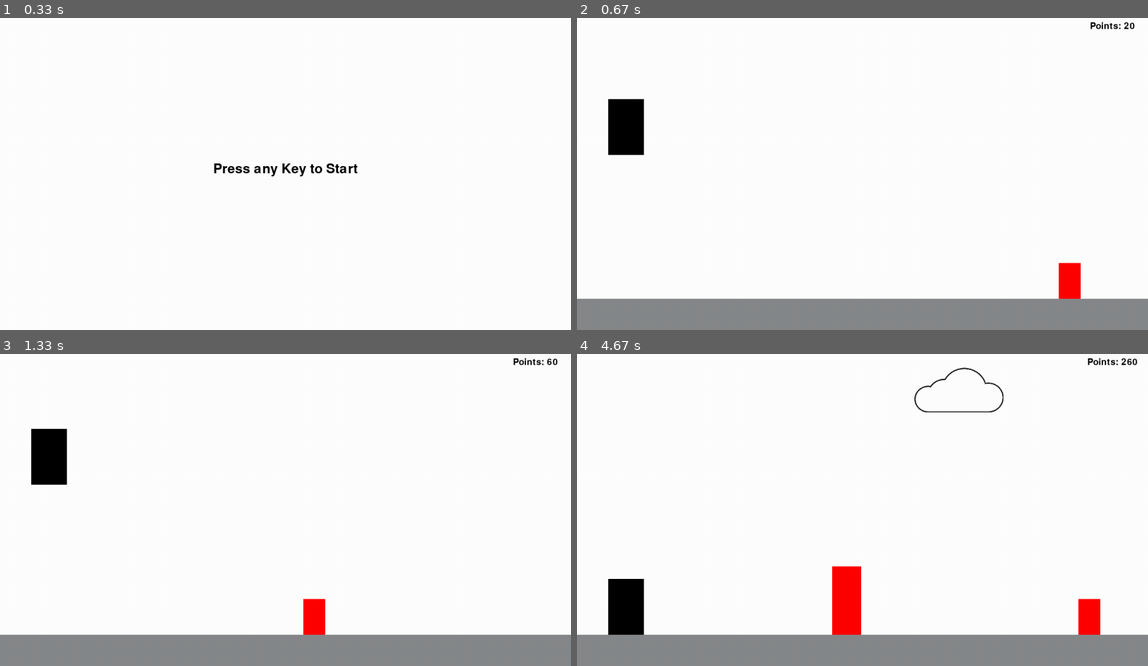
Above: before the commit, frames 1-4 (two rows, left to right).
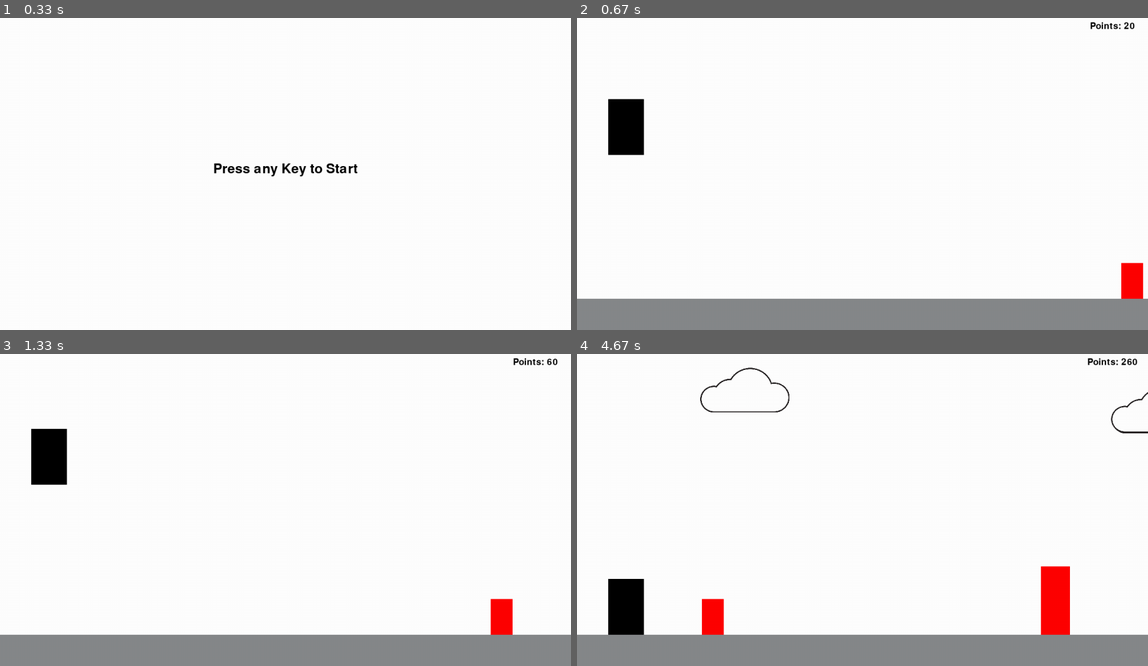
Above: after the commit, the same moments.

Repository: Mapsee/programming-2-a2
Game: pygame game, started from main.py
Two runs of this game, one before a commit and one after it. Both use one fixed random seed, a clock stepped at 60 frames per second and the inputs below.
Inputs:
- Up to frame 1 (0.33 s): no input
- Up to frame 2 (0.67 s): tap Space at 0.33 s
- Up to frame 3 (1.33 s): tap Space at 0.73, 1.03, 1.23 s
- Up to frame 4 (4.67 s): tap Space at 1.57, 1.87, 2.07, 2.37, 2.63, 2.97, 3.27, 3.4, 3.8, 4.1 s

Frame 1 is identical in both runs. In frame 2, 0.9% of the frame differs, in the area x 84-100%, y 78-91%; in frame 3, 0.9%; in frame 4, 3.7%, in the area x 21-100%, y 4-91%.

Commit message:
finished implementing clouds

Diff:
--- a/main.py
+++ b/main.py
@@ -24,17 +24,15 @@
 class Cloud(pygame.sprite.Sprite):
     def __init__(self):
         super().__init__()
-
         self.x = WIDTH + random.randint(800, 1000)
         self.y = random.randint(50, 100)
         self.image = pygame.image.load("./main_images/cloudx.png")
         self.image = pygame.transform.scale(self.image, (200, 100))
         self.width = 100
-
-        self.rect = self.image.get_rect()
-
-    def update(self):
-        self.x -= game_speed - 5
+        self.rect = self.image.get_rect()
+
+    def update(self):
+        self.x -= game_speed
         if self.x < -self.width:
             self.x = WIDTH + random.randint(2500, 3000)
             self.y = random.randint(50, 100)
@@ -165,7 +163,7 @@
     global game_speed, points
 
     points = 0
-    game_speed = 10
+    game_speed = 3
     death_count = 0
 
     font = pygame.font.Font('freesansbold.ttf', 20)
@@ -185,9 +183,10 @@
     clock = pygame.time.Clock()
 
     # Create more clouds
+    cloud_list = []
     for i in range(MAX_CLOUDS):
         cloud = Cloud()
-        cloud_sprite_list.add(cloud)
+        cloud_list.append(cloud)
 
     # ----- MAIN LOOP
     while not done:
@@ -205,6 +204,8 @@
         # Update the player
         all_sprites.update()
         cloud.update()
+        for cloud in cloud_list:
+            cloud.update()
 
         # ----- LOGIC
         death_list = pygame.sprite.spritecollide(player, enemy_sprite_list, False)
@@ -218,6 +219,8 @@
         screen.fill(WHITE)
         all_sprites.draw(screen)
         cloud.draw(screen)
+        for cloud in cloud_list:
+            cloud.draw(screen)
         score()
 
         # ----- UPDATE
--- a/pygame/main.py
+++ /dev/null
@@ -1,258 +0,0 @@
-# reach the end game
-
-# TODO: Make it so player can move diagonally without choppiness
-# TODO: Collision with block forces player to not move smoothly (Line 48)
-
-# testing the repository for VSC
-
-import pygame
-
-# ----- CONSTANTS
-BLACK = (0, 0, 0)
-SKY_BLUE = (95, 165, 228)
-GRAY = (134, 136, 138)
-GREEN = (65, 169, 76)
-RED = (255, 0, 0)
-
-WIDTH = 800
-HEIGHT = 800
-TITLE = "Reach the Green"
-
-
-# User controlled block
-class Player(pygame.sprite.Sprite):
-    def __init__(self):
-        super().__init__()
-
-        # Image of block, fill with colour
-        width = 40
-        height = 40
-        self.image = pygame.Surface([width, height])
-        self.image.fill(SKY_BLUE)
-
-        # Rect
-        self.rect = self.image.get_rect()
-
-        # Speed of block
-        self.vel_x = 0
-        self.vel_y = 0
-
-        # List of sprites we can collide with
-        self.level = None
-
-    def update(self):
-        """Move the player"""
-        # Move left/right
-        self.rect.x += self.vel_x
-
-        # Move up/down
-        self.rect.y += self.vel_y
-
-        # See if we hit anything
-        block_hit_list = pygame.sprite.spritecollide(self, self.level.platform_list, False)
-        for block in block_hit_list:
-            # Restrict the block from moving upwards if it hits the bottom of platform
-            if self.vel_y > 0:
-                self.rect.bottom = block.rect.top
-            elif self.vel_y < 0:
-                self.rect.top = block.rect.bottom
-            elif self.vel_x > 0:
-                self.rect.right = block.rect.left
-            elif self.vel_x < 0:
-                self.rect.left = block.rect.right
-
-
-    # Player movement
-    def go_left(self):
-        """ Called when the user hits the left arrow. """
-        self.vel_x = -3
-
-    def go_right(self):
-        """ Called when the user hits the right arrow. """
-        self.vel_x = 3
-
-    def go_up(self):
-        self.vel_y = -3
-
-    def go_down(self):
-        self.vel_y = 3
-
-    def stop(self):
-        """ Called when the user lets off the keyboard. """
-        self.vel_x = 0
-        self.vel_y = 0
-
-class Goal(pygame.sprite.Sprite):
-    """End goal that the user must reach"""
-    def __init__(self):
-        super().__init__()
-
-        width = 40
-        height = 40
-        self.image = pygame.Surface([width, height])
-        self.image.fill(GREEN)
-
-        self.rect = self.image.get_rect()
-
-class Platform(pygame.sprite.Sprite):
-    """Block that user cannot go through"""
-    def __init__(self, width, height):
-        super().__init__()
-
-        self.image = pygame.Surface([width, height])
-        self.image.fill(GRAY)
-
-        self.rect = self.image.get_rect()
-
-class Enemies(pygame.sprite.Sprite):
-    def __init__(self):
-        super().__init__()
-
-        # image
-        self.image = pygame.Surface((20, 20))
-        self.image.fill(RED)
-
-        # rect
-        self.rect = self.image.get_rect()
-        self.x_vel = 3
-        self.y_vel = -3
-    def update(self):
-        """Move at random"""
-        # update x- and y- location of block based on x_vel and y_vel
-        self.rect.x += self.x_vel
-        self.rect.y += self.y_vel
-
-        # bounce when it reaches the end of the screen
-        if self.rect.x < 0 or self.rect.x + self.rect.width > WIDTH:
-            self.x_vel *= -1
-
-        if self.rect.y < 0 or self.rect.y + self.rect.height > HEIGHT:
-            self.y_vel *= -1
-
-class Level(object):
-    """Super-class used to define a level. Create a child class for level-specific info"""
-    def __init__(self, player):
-        self.platform_list = pygame.sprite.Group()
-        self.enemy_list = pygame.sprite.Group()
-        self.player = Player
-
-        # Background image
-        self.background = None
-
-    # Update everything on this level
-    def update(self):
-        """ Update everything in this level"""
-        self.platform_list.update()
-        self.enemy_list.update()
-
-    def draw(self, screen):
-        """Draw everything on this level"""
-        screen.fill(BLACK)
-
-        self.platform_list.draw(screen)
-        self.enemy_list.draw(screen)
-
-
-# Create platforms for each level
-class Level_01(Level):
-    """Define level 1"""
-    def __init__(self, player):
-        Level.__init__(self, player)
-
-        # TODO: List the platforms here
-        level = [[50, 1600, 500, 500],
-                 [50, 1600, 200, 400],
-                 [210, 70, 600, 300],
-                 [100, 70, 1000, 100],
-                 [150, 70, 1000, 300]
-                 ]
-
-        # Go through array above and add platforms
-        for platform in level:
-            block = Platform(platform[0], platform[1])
-            block.rect.x = platform[2]
-            block.rect.y = platform[3]
-            block.player = self.player
-            self.platform_list.add(block)
-
-
-def main():
-    pygame.init()
-
-    # ----- SCREEN PROPERTIES
-    size = (WIDTH, HEIGHT)
-    screen = pygame.display.set_mode(size)
-    pygame.display.set_caption(TITLE)
-
-    # Create the player and goal
-    player = Player()
-    goal = Goal()
-    enemy = Enemies()
-
-    # Create the levels
-    level_list = []
-    level_list.append(Level_01(player))
-
-    # Set the current level
-    current_level_no = 0
-    current_level = level_list[current_level_no]
-
-    # ----- LOCAL VARIABLES
-    enemy_sprites = pygame.sprite.Group()
-    all_sprites = pygame.sprite.Group()
-    player.level = current_level
-
-    player.rect.x = 340
-    player.rect.y = 100
-    all_sprites.add(player)
-    all_sprites.add(goal)
-
-    done = False
-    clock = pygame.time.Clock()
-
-    # ----- MAIN LOOP
-    while not done:
-        # -- Event Handler
-        for event in pygame.event.get():
-            if event.type == pygame.QUIT:
-                done = True
-
-            if event.type == pygame.KEYDOWN:
-                if event.key == pygame.K_w:
-                    player.go_up()
-                if event.key == pygame.K_a:
-                    player.go_left()
-                if event.key == pygame.K_s:
-                    player.go_down()
-                if event.key == pygame.K_d:
-                    player.go_right()
-
-            if event.type == pygame.KEYUP:
-                if event.key == pygame.K_a and player.vel_x < 0:
-                    player.stop()
-                if event.key == pygame.K_d and player.vel_x > 0:
-                    player.stop()
-                if event.key == pygame.K_w and player.vel_y < 0:
-                    player.stop()
-                if event.key == pygame.K_s and player.vel_y > 0:
-                    player.stop()
-
-        # Update
-        all_sprites.update()
-        current_level.update()
-
-        # ----- DRAW
-        current_level.draw(screen)
-        enemy_sprites.draw(screen)
-        all_sprites.draw(screen)
-
-
-        # ----- UPDATE
-        pygame.display.flip()
-        clock.tick(60)
-
-    pygame.quit()
-
-
-if __name__ == "__main__":
-    main()
